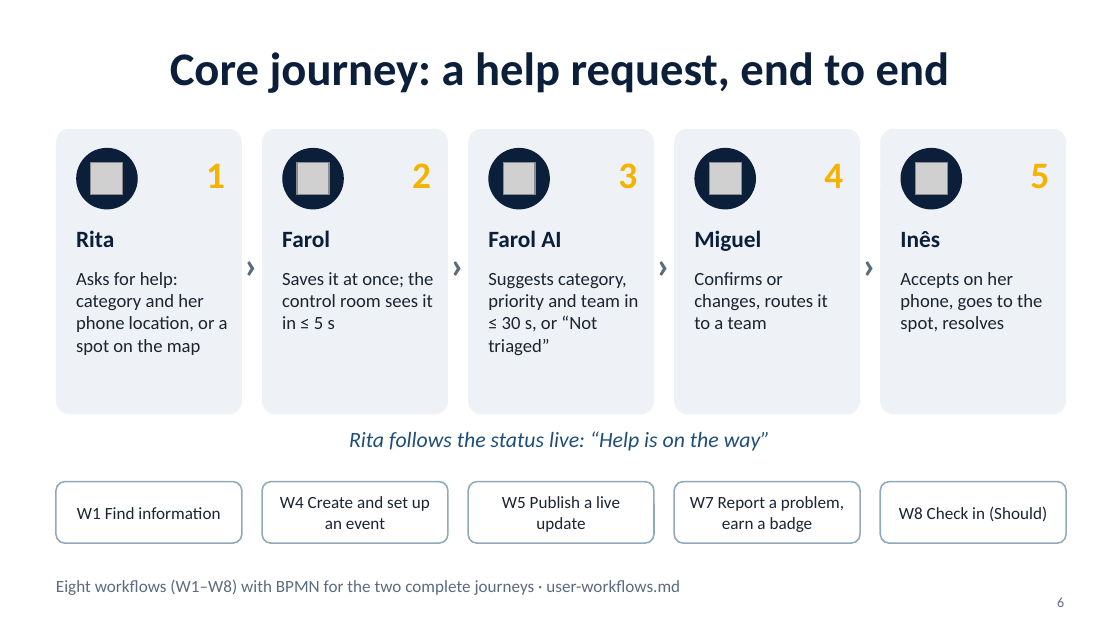
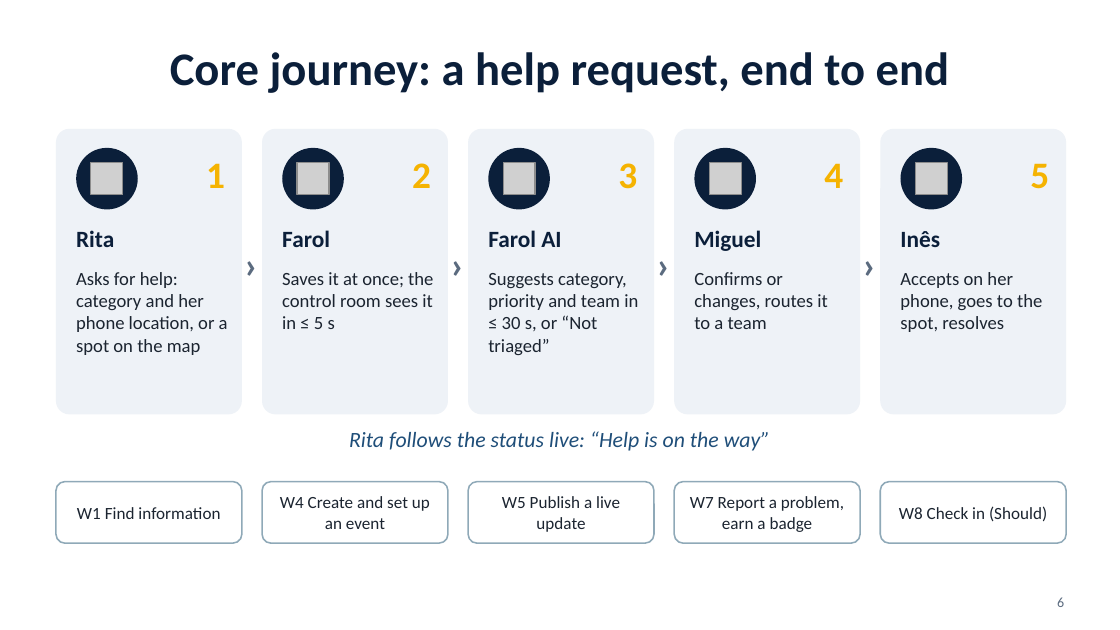
Before and after one commit to tomasoliveira21/LABDSOF, a slide deck: slide 6 of Docs/Presentation/Farol_Sprint_A_TTP_Presentation.pptx. Drawn at 1120x630 pixels with LibreOffice and Linux fonts; fonts in the diff are those of the drawing; grey boxes stand for pictures. Boxes give left, top, right and bottom in pixels: in the first picture for what was removed or moved away, otherwise in the second. Text is boxed around its words. In the diff, an @@ line names an element or a change of style, - is before the commit and + after.

```diff
--- a/Docs/Presentation/Farol_Sprint_A_TTP_Presentation.pptx
+++ b/Docs/Presentation/Farol_Sprint_A_TTP_Presentation.pptx
@@ text removed at (56, 579, 680, 595) @@
-Eight workflows (W1–W8) with BPMN for the two complete journeys · user-workflows.md
```
Also in this commit, not shown: 6 other slides changed, 2 other files.
